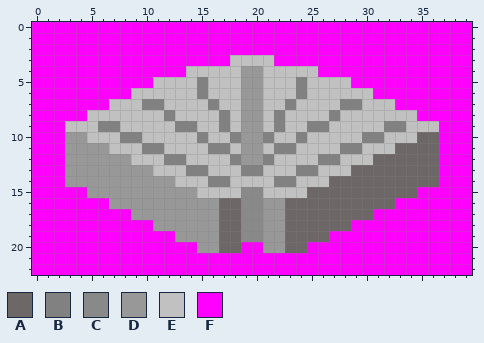
One commit to this pixel-art sprite: media/conveyor_dir_1_turn.png. Above is the file before it was changed.
The file is 40x23 pixels. Colours within 5 levels of each other are drawn and written as one.
Palette (. is transparent): A #6e6767  B #818181  C #898989  D #989898  E #c1c1c1  F #ff00ff
New version:
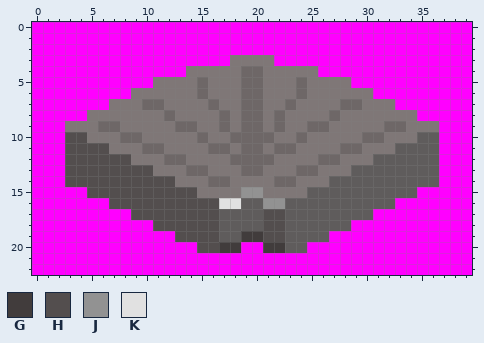
Colours new in this view: G #413c3c  H #534e4e  J #929292  K #e1e1e1
Difference:
colour A: #6e6767 -> #5f5c5c
colour B: #818181 -> #6e6767
colour E: #c1c1c1 -> #7f7777
y 4..9: x 19..20 DD -> BB
y 10: x 3..4 DD -> HH; x 19..20 DD -> BB
y 11: x 3..6 DDDD -> HHHH; x 19..20 DD -> BB
y 12: x 3..8 DDDDDD -> HHHHHH; x 19..20 DD -> BB
y 13: x 3..10 DDDDDDDD -> HHHHHHHH
y 14: x 3..12 DDDDDDDDDD -> HHHHHHHHHH
y 15: x 5..14 DDDDDDDDDD -> HHHHHHHHHH; x 19..20 CC -> JJ
y 16: x 7..22 DDDDDDDDDDAACCDD -> HHHHHHHHHHKKAAJJ
y 17: x 9..16 DDDDDDDD -> HHHHHHHH; x 19..22 CCDD -> AAHH
y 18: x 11..16 DDDDDD -> HHHHHH; x 19..22 CCDD -> AAHH
y 19: x 13..16 DDDD -> HHHH; x 19..22 CCDD -> GGHH
y 20: x 15..18 DDAA -> HHGG; x 21..22 DD -> GG
Changed places in both pictures, as pixel boxes (x1, y1, x2, y2):
changed: (65, 55, 439, 253)
